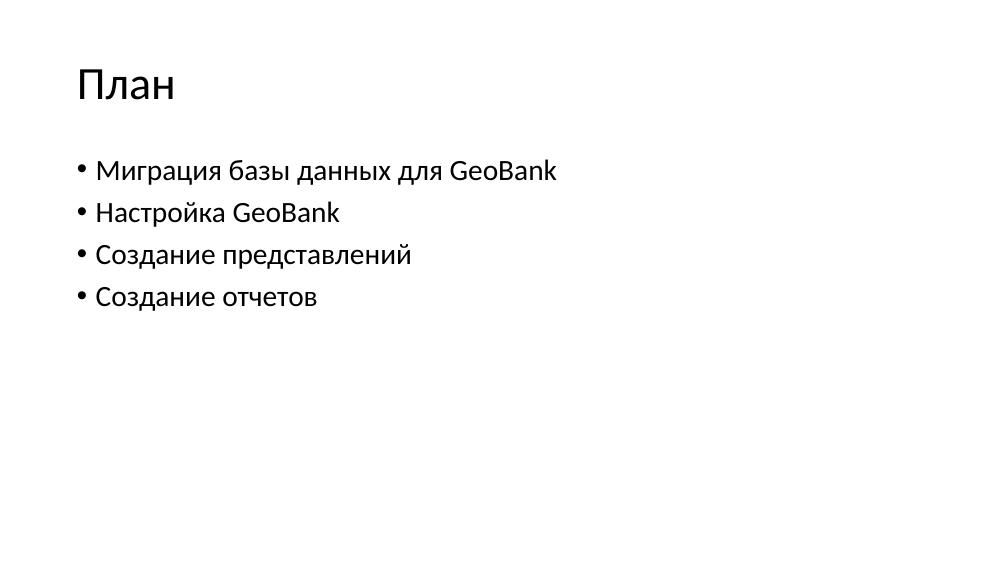
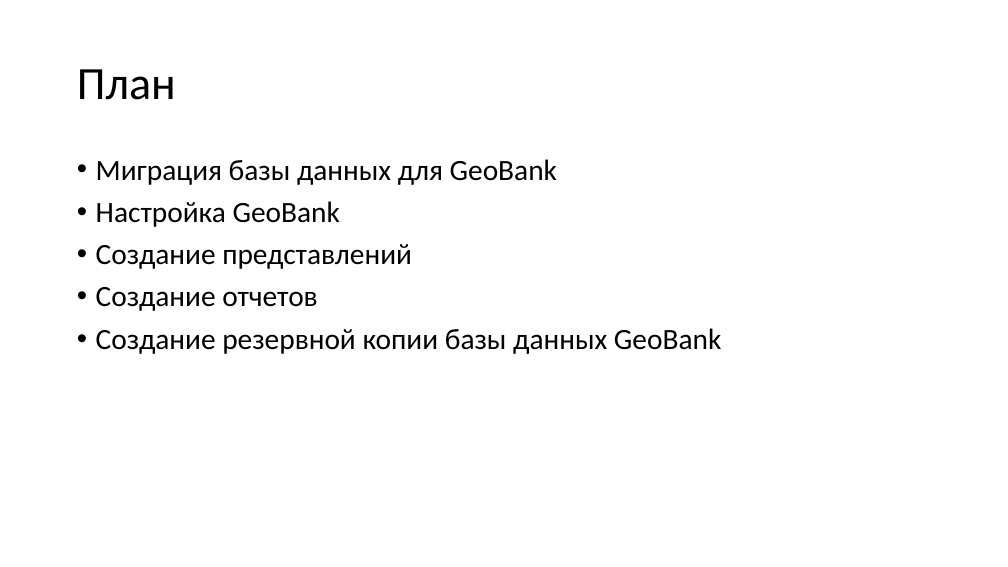
Before and after one commit to dmitriykuptsov/SQL, a slide deck: slide 2 of GB.pptx. Drawn at 1008x567 pixels with LibreOffice and Linux fonts; fonts in the diff are those of the drawing. Boxes give left, top, right and bottom in pixels: in the first picture for what was removed or moved away, otherwise in the second. Text is boxed around its words. In the diff, an @@ line names an element or a change of style, - is before the commit and + after.

```diff
--- a/GB.pptx
+++ b/GB.pptx
@@ text at <box>96,328,721,354</box>: paragraph added @@
+• Создание резервной копии базы данных GeoBank
```
Also in this commit, not shown: 7 slides added, 1 slide removed.
